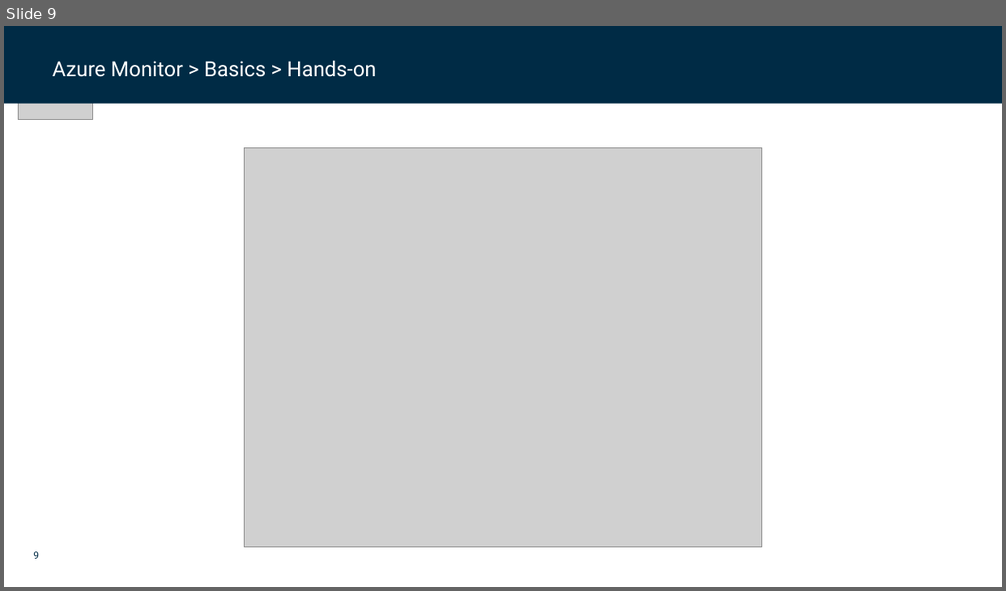
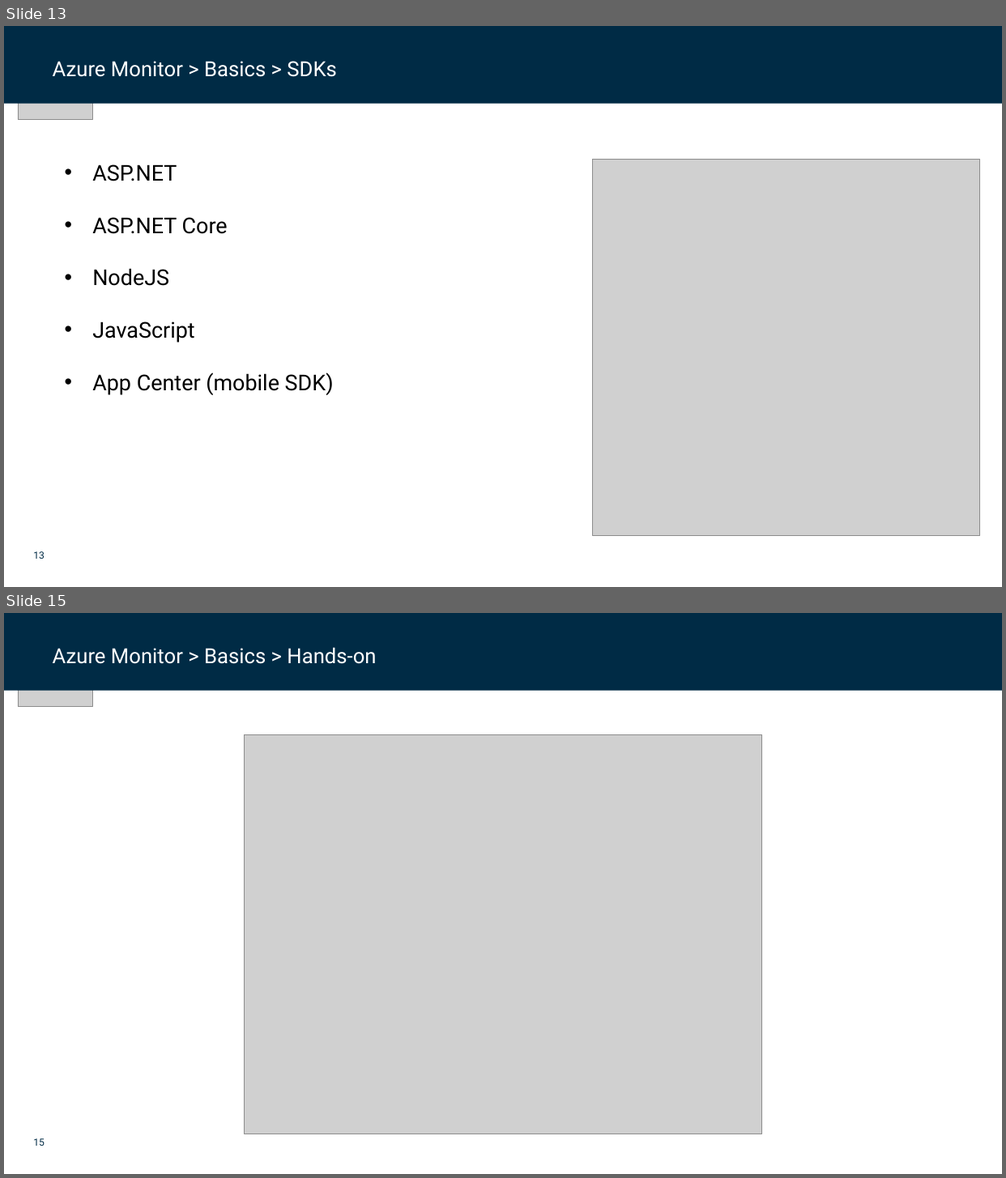
Before and after one commit to dfds/dojo, a slide deck: workshops/azure-monitoring-deep-dive/azure-monitoring-deep-dive.pptx. Shown one above the other, each under a label of ours: slide 9 before the commit, slides 13 and 15 after it; the slides between them are not shown. The pictures are 1006x591 and 1006x1178 pixels, drawn with LibreOffice and Linux fonts; fonts in the diff are those of the drawing; grey boxes stand for pictures; background and template pictures are left out. Boxes give left, top, right and bottom in pixels: in the first picture for what was removed or moved away, otherwise in the second. Text is boxed around its words. In the diff, an @@ line names an element or a change of style, - is before the commit and + after.

Commit message:
Azure Monitor v. 0.2

```diff
--- a/workshops/azure-monitoring-deep-dive/azure-monitoring-deep-dive.pptx
+++ b/workshops/azure-monitoring-deep-dive/azure-monitoring-deep-dive.pptx
@@ slide 13 added at <box>4,26,1002,587</box>, background #FFFFFF; not listed: 1 template element that a slide beside it also shows @@
@@ rectangle added at <box>4,26,1002,104</box>, fill #002B45 @@
@@ picture added at <box>19,26,93,120</box> @@
@@ text added at <box>53,61,336,77</box>, 20 pt, text #FFFFFF @@
+Azure Monitor > Basics > SDKs
@@ rectangle added at <box>902,50,977,73</box>, fill #002B45 @@
@@ text added at <box>92,165,334,395</box>, 21 pt, text #000000 @@
+• ASP.NET
+• ASP.NET Core
+• NodeJS
+• JavaScript
+• App Center (mobile SDK)
@@ picture added at <box>593,160,980,535</box> @@
@@ what was slide 9 is now slide 15 @@
@@ page number at <box>33,1139,44,1146</box>: text changed @@
-9
+15
```
Also in this commit, not shown: 3 slides changed, 10 other slides added, 1 slide removed, 1 other file.
